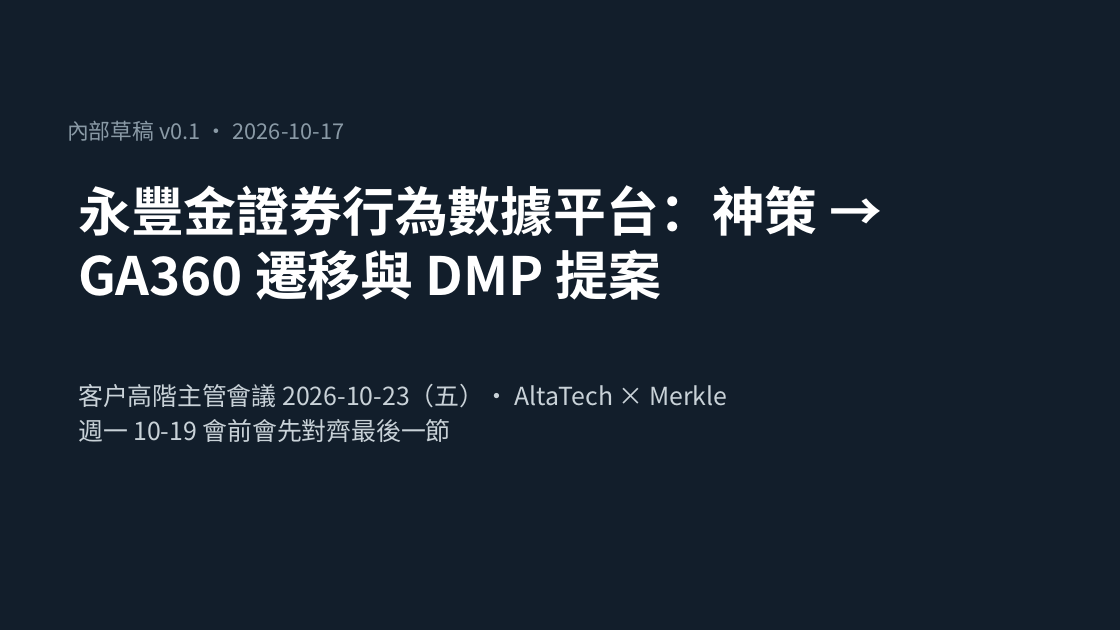
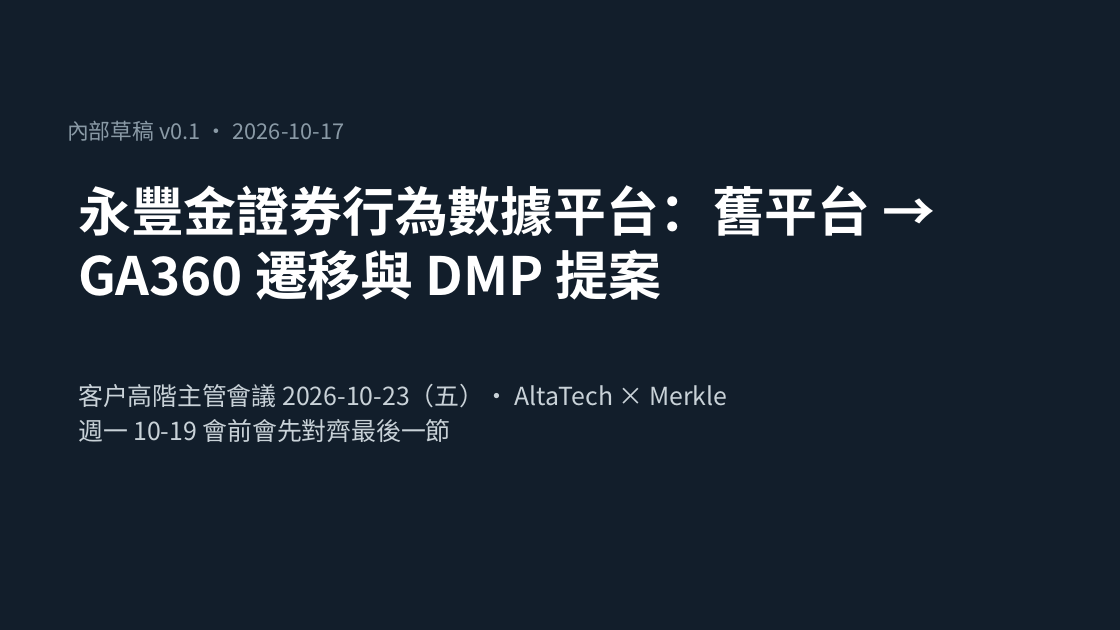
Before and after one commit to ALTA-TECH2025/altatech-dmp, a slide deck: slide 1 of docs/decks/sinopac-dmp-proposal-v0.1.pptx. Drawn at 1120x630 pixels with LibreOffice and Linux fonts; fonts in the diff are those of the drawing. Boxes give left, top, right and bottom in pixels: in the first picture for what was removed or moved away, otherwise in the second. Text is boxed around its words. In the diff, an @@ line names an element or a change of style, - is before the commit and + after.

Commit message:
文件：全部文件改用中性用語（舊平台、V 平台），六份文件改名
docs/01、05、22、28、29、37 檔名與內文、其餘文件、README／AGENTS／CLAUDE、架構圖 SVG 與提案簡報建置腳本：
客戶既有行為分析平台一律稱「舊平台」，比較對象稱「V 平台」（V-CDP／V-埋點分析／V-AB 測試），原廠文件連結改為「舊平台原廠文件」；
提案簡報 pptx 重新建置。

```diff
--- a/docs/decks/sinopac-dmp-proposal-v0.1.pptx
+++ b/docs/decks/sinopac-dmp-proposal-v0.1.pptx
@@ title at (78,185,870,300): text changed @@
-永豐金證券行為數據平台：神策 → GA360 遷移與 DMP 提案
+永豐金證券行為數據平台：舊平台 → GA360 遷移與 DMP 提案
```
Also in this commit, not shown: 11 other slides changed, 40 other files.
